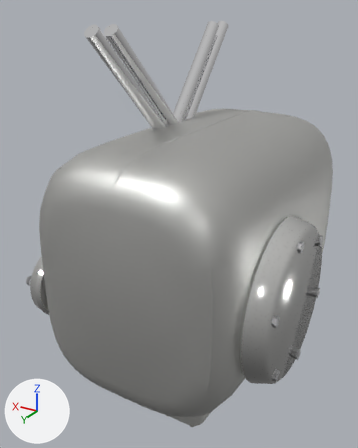
An edit to the glTF model assets/bike_parts/engine/vtwin45_750.glb, drawn before and after from the same camera.
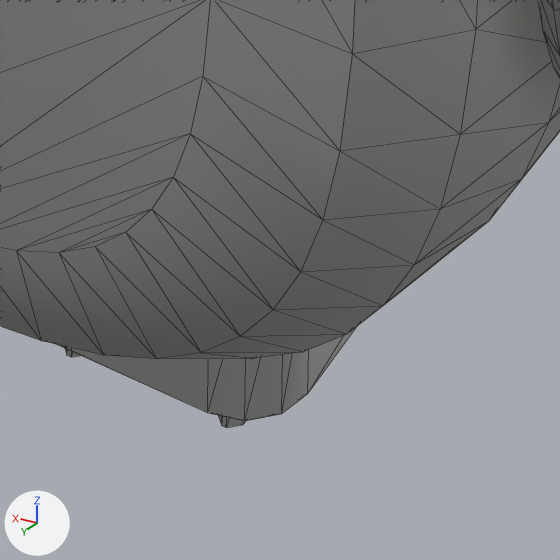
Each version is shown whole from a 50 mm lens placed at (-0.246, 0.468, 0.244), pointed at (0.023, 0.019, 0.02), then close up on the part from 44% to 68% of the width and 81% to 100% of the height. The lights are fixed; the arrows at lower left show +X, +Y and +Z. The older version's two pictures come first. The close-ups show mesh edges as thin lines. Objects named as collision shapes, trigger or cutter boxes, shadow casters or lower levels of detail are left out. Where no turn or scale is listed for an object, it has been applied to the vertices. Vertices at exactly the same position are counted once.

Script lines for the objects in view, before the commit:
```python
me_lod0 = bpy.data.meshes.new('lod0')
me_lod0.from_pydata(...)  # 1920 vertices, 3744 faces; spans x -0.136..0.136, y -0.17..0.17, z -0.174..0.233
# faces by material slot: [1956, 760, 200, 828]
me_lod0.materials.append(mat_cast_alloy)  # light grey #cbcbc8
me_lod0.materials.append(mat_polished_alloy)  # white #f1f1ef
me_lod0.materials.append(mat_raw_steel)  # grey #b3b3b5
me_lod0.materials.append(mat_chrome)  # white #f9f9fa
ob_lod0 = bpy.data.objects.new('lod0', me_lod0)
ob_lod0.location = (0.0, 0.0, 0.0)
```
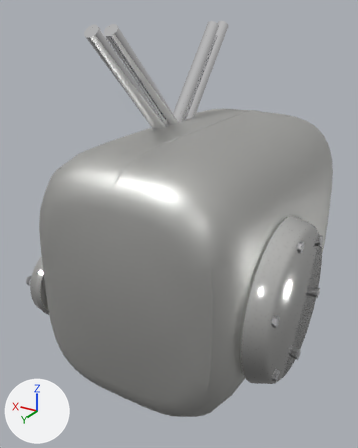
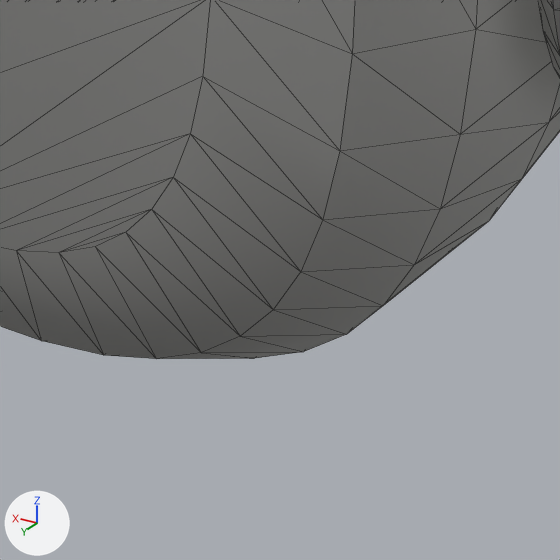
Location of each change, [x1, y1, x2, y2] in pixels of the close-ups (560 x 560 px):
'lod0', reshaped: before [0, 0, 560, 428]; after [0, 0, 560, 359]
part 1 of me_lod0, deleted: before [57, 327, 356, 428]

The change in detail:
me_lod0 is used by ob_lod0; location (0.0, 0.0, 0.0).
me_lod0 had 1920 vertices, 3744 faces and spanned x -0.136..0.136, y -0.17..0.17, z -0.174..0.233.
me_lod0 now has 1780 vertices, 3488 faces and spans x -0.136..0.136, y -0.17..0.17, z -0.131..0.233.
me_lod0 part 1: 6 loose pieces with 140 vertices, spanning x -0.06..0.06, y -0.1..0.12, z -0.174..-0.125, are deleted.
